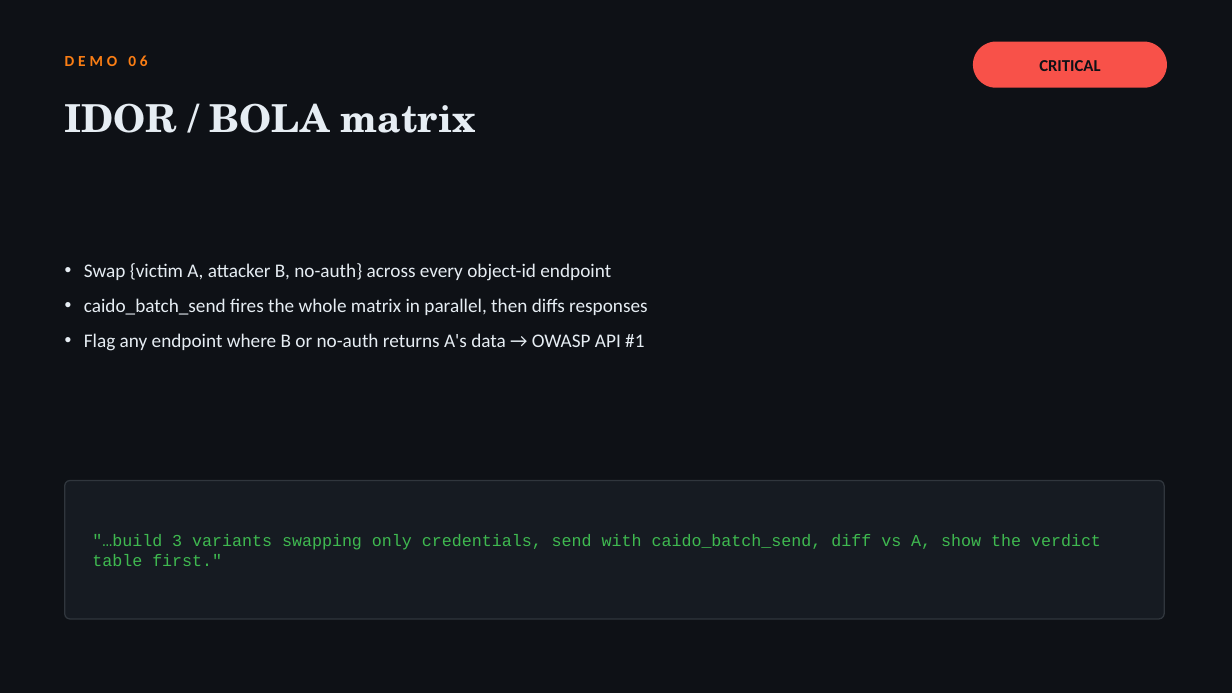
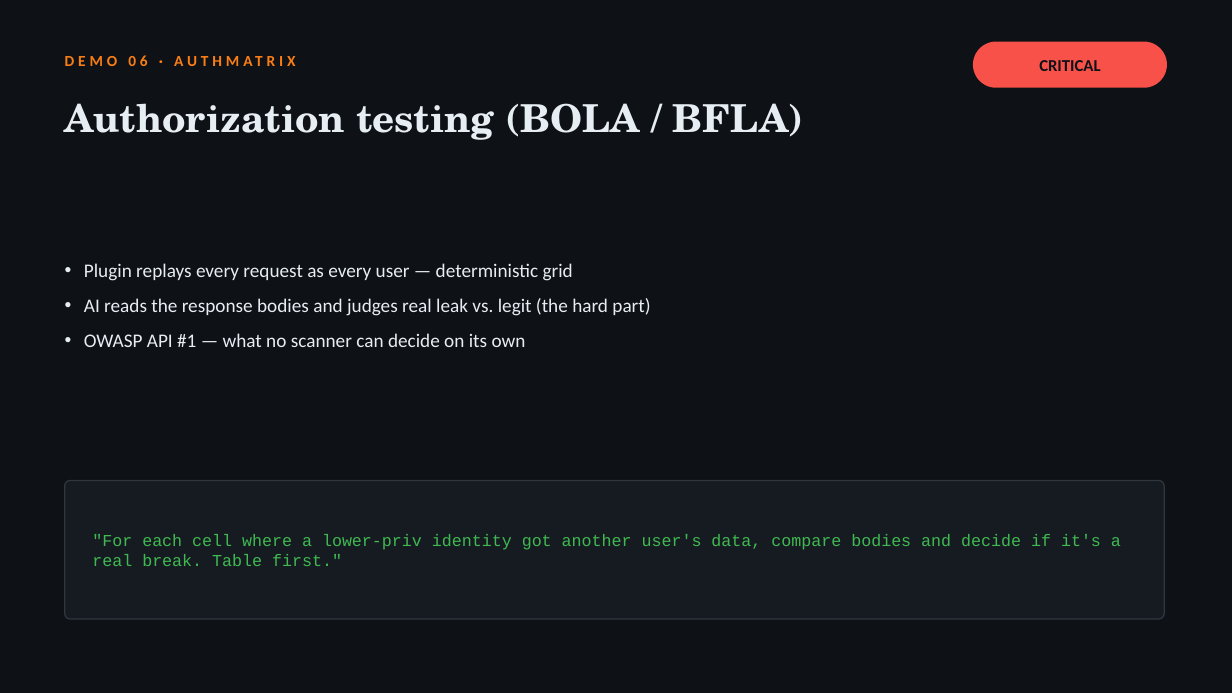
Before and after one commit to jaiswalakshansh/caido-ai-workshop, a slide deck: slide 20 of slides/your-ai-needs-a-proxy.pptx. Drawn at 1232x693 pixels with LibreOffice and Linux fonts; fonts in the diff are those of the drawing. Boxes give left, top, right and bottom in pixels: in the first picture for what was removed or moved away, otherwise in the second. Text is boxed around its words. In the diff, an @@ line names an element or a change of style, - is before the commit and + after.

Commit message:
Replace demos 06-10 with real plugin-grounded workflows (AuthMatrix, ParamFinder, archive recon, gRPC/protobuf, GraphQL)

```diff
--- a/slides/your-ai-needs-a-proxy.pptx
+++ b/slides/your-ai-needs-a-proxy.pptx
@@ text at (x1=65, y1=103, x2=804, y2=140): text changed @@
-IDOR / BOLA matrix
+Authorization testing (BOLA / BFLA)
@@ text at (x1=84, y1=263, x2=650, y2=347): text changed @@
-• Swap {victim A, attacker B, no-auth} across every object-id endpoint
-• caido_batch_send fires the whole matrix in parallel, then diffs responses
-• Flag any endpoint where B or no-auth returns A's data → OWASP API #1
+• Plugin replays every request as every user — deterministic grid
+• AI reads the response bodies and judges real leak vs. legit (the hard part)
+• OWASP API #1 — what no scanner can decide on its own
@@ text at (x1=92, y1=534, x2=1121, y2=566): text changed @@
-"…build 3 variants swapping only credentials, send with caido_batch_send, diff vs A, show the verdict table first."
+"For each cell where a lower-priv identity got another user's data, compare bodies and decide if it's a real break. Table first."
```
Also in this commit, not shown: 3 other slides changed, 2 slides added, 2 slides removed, 14 other files.
